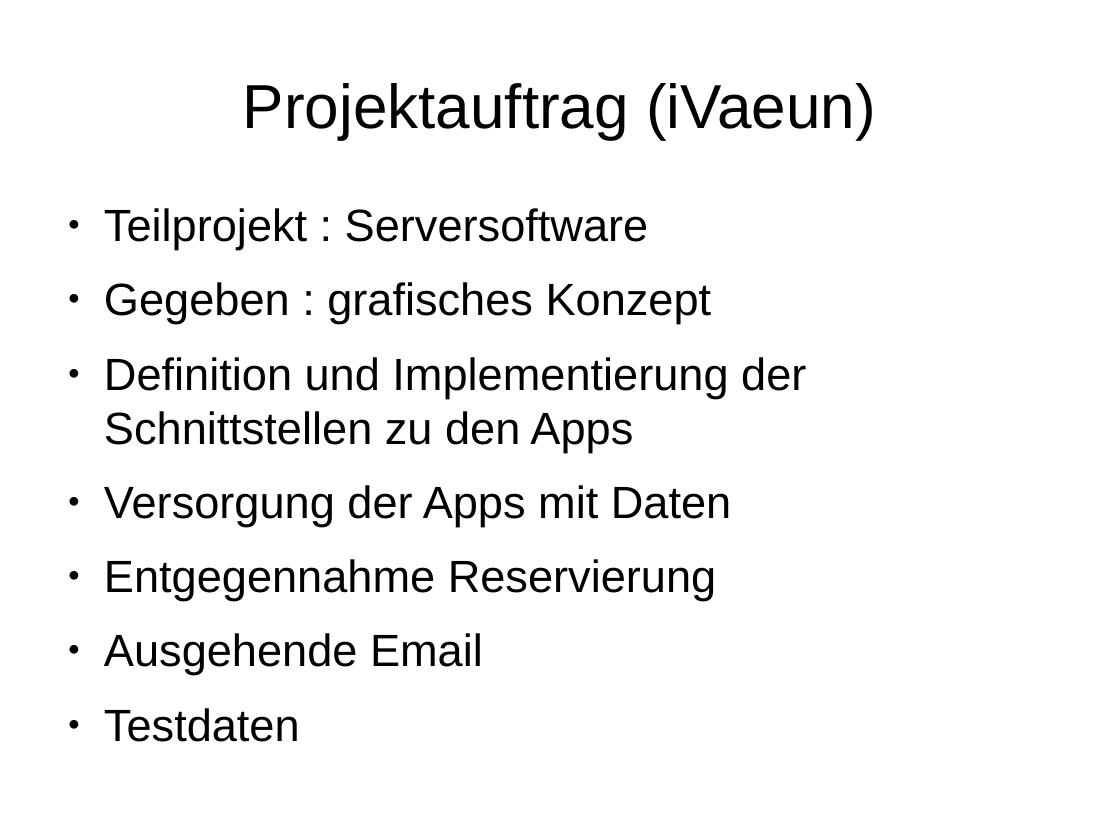
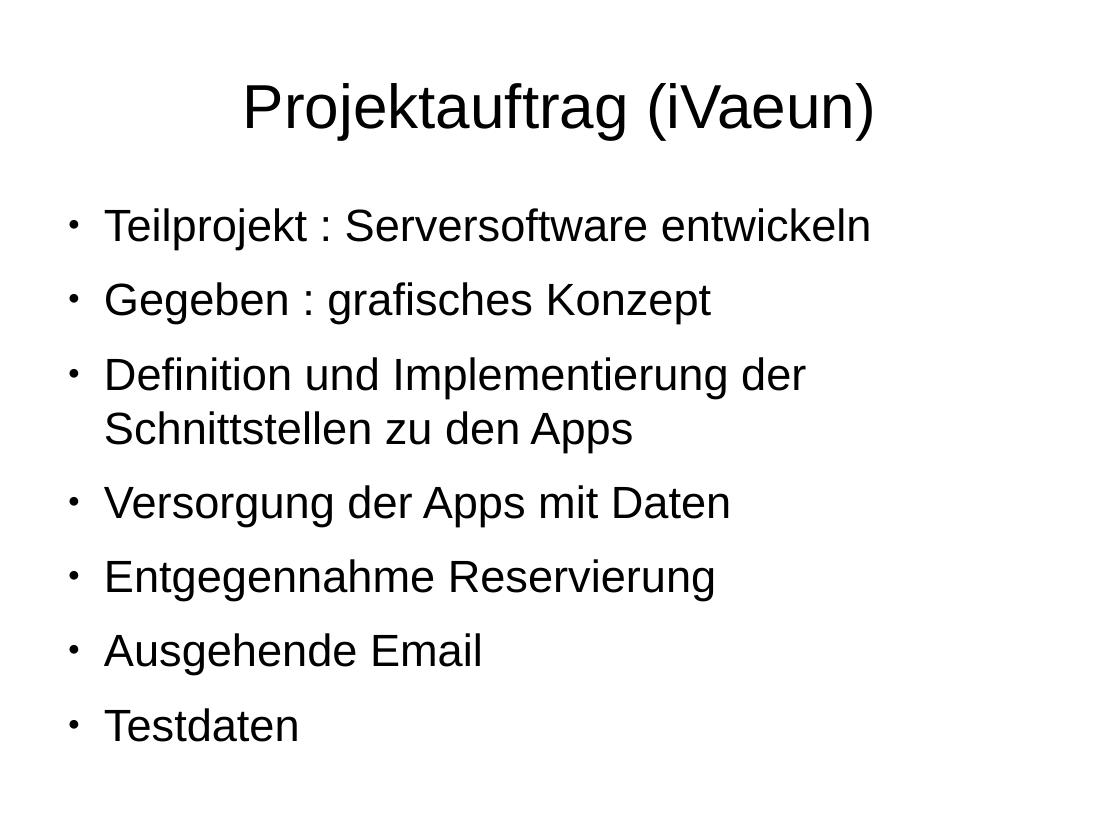
Before and after one commit to janhelmle/weiterbildung_fachinformatiker_ihk_projektantrag, a slide deck: slide 4 of praesentation/presentation_v1.odp. Drawn at 1120x840 pixels with LibreOffice and Linux fonts; fonts in the diff are those of the drawing. Boxes give left, top, right and bottom in pixels: in the first picture for what was removed or moved away, otherwise in the second. Text is boxed around its words. In the diff, an @@ line names an element or a change of style, - is before the commit and + after.

```diff
--- a/praesentation/presentation_v1.odp
+++ b/praesentation/presentation_v1.odp
@@ text at box(104, 208, 872, 250): text changed @@
-● Teilprojekt : Serversoftware
+● Teilprojekt : Serversoftware entwickeln
```
Also in this commit, not shown: 1 other file.
